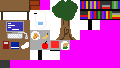
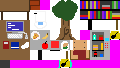
Layered file, before and after one edit (120x68). Changes by layer:
painted on "Fundo" over [58, 20, 120, 68]
